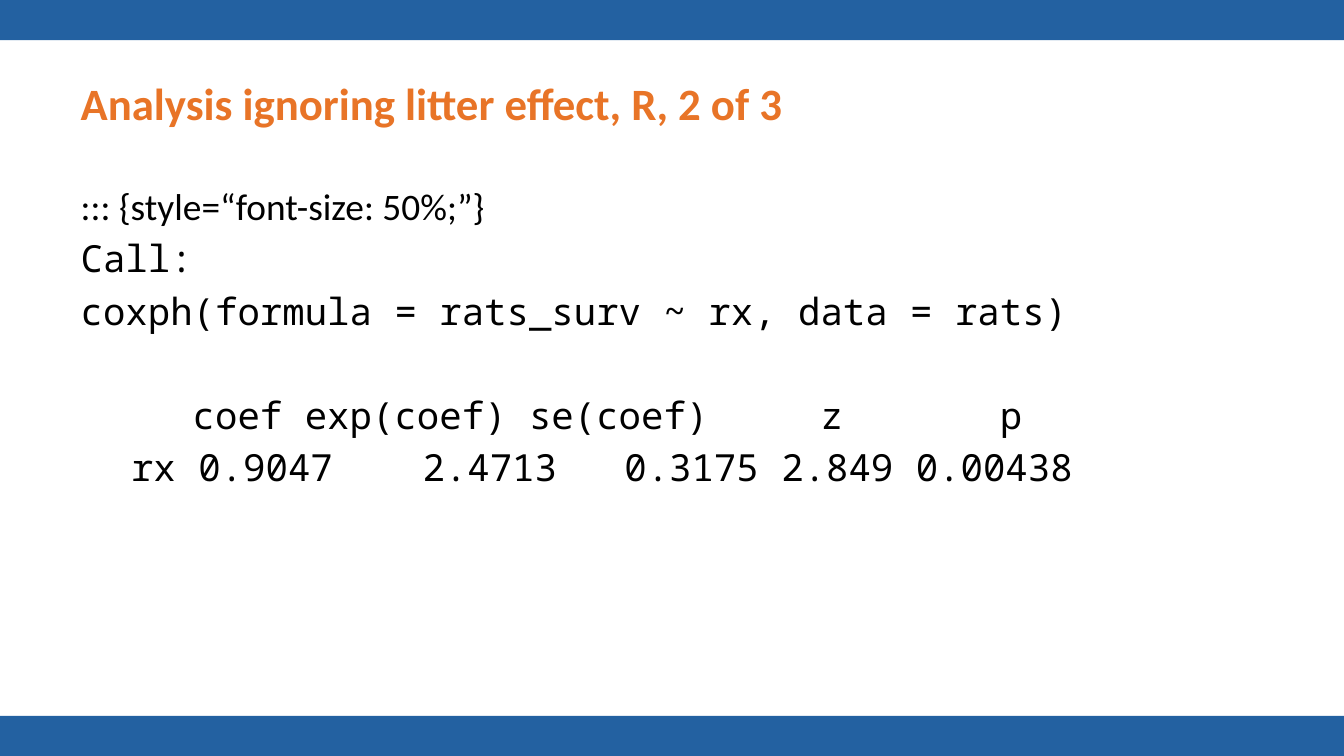
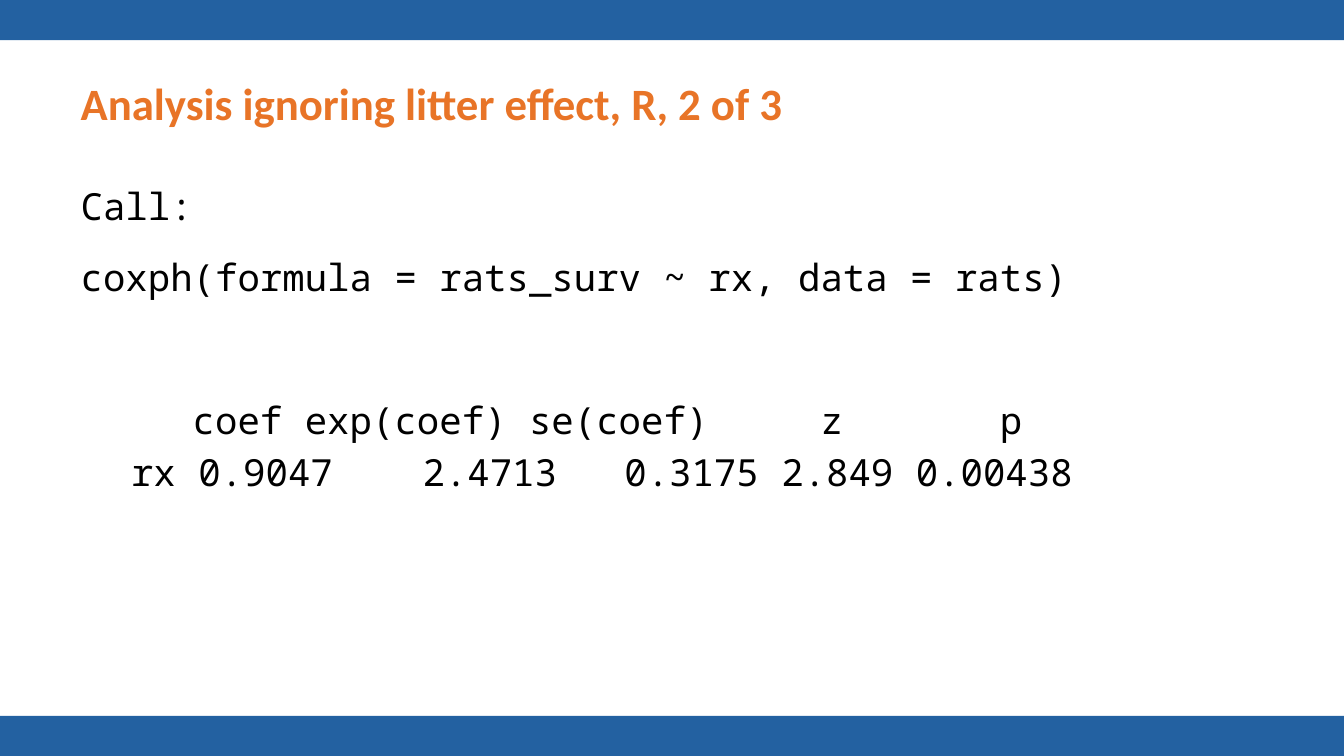
Before and after one commit to pmean/talks, a slide deck: slide 42 of frailty/frailty.pptx (slide 38 before the commit). Drawn at 1344x756 pixels with LibreOffice and Linux fonts; fonts in the diff are those of the drawing; background and template pictures are left out. Boxes give left, top, right and bottom in pixels: in the first picture for what was removed or moved away, otherwise in the second. Text is boxed around its words. In the diff, an @@ line names an element or a change of style, - is before the commit and + after.

```diff
--- a/frailty/frailty.pptx
+++ b/frailty/frailty.pptx
@@ text at (x1=119, y1=193, x2=484, y2=226): paragraph removed @@
-::: {style=“font-size: 50%;”}
```
Also in this commit, not shown: 8 other slides changed, 10 slides added, 1 slide removed, 4 other files.
